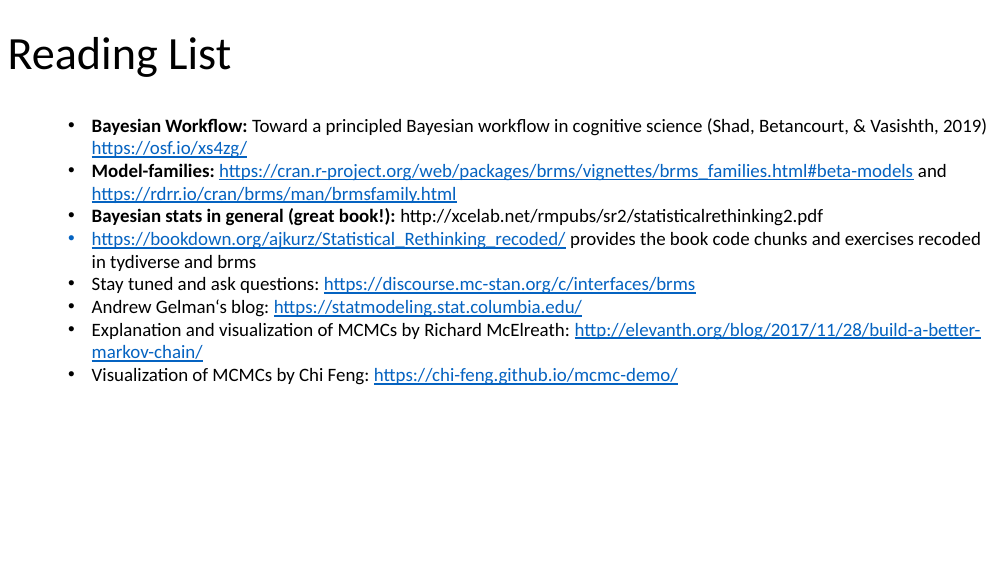
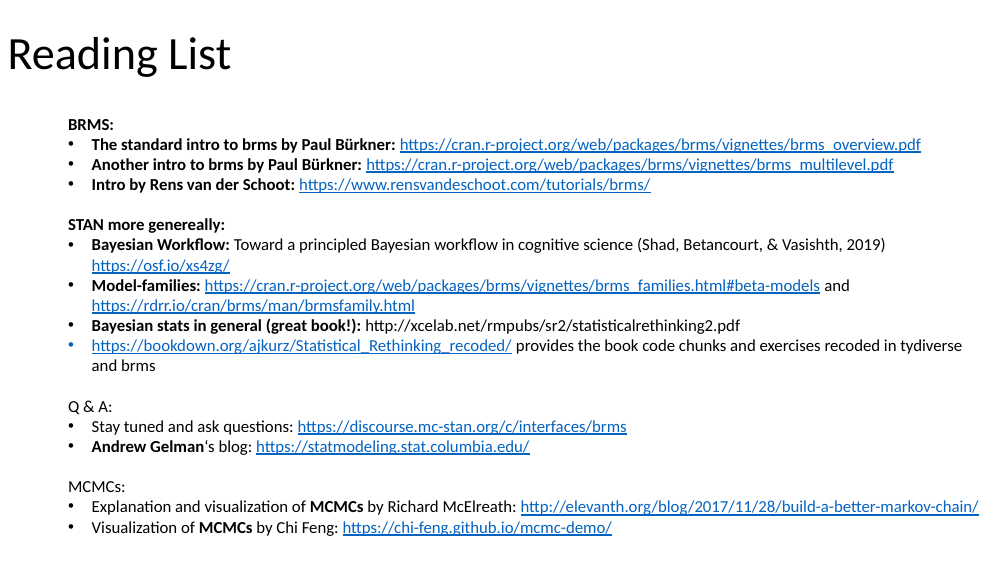
Before and after one commit to julianquandt/M3-brms-intro, a slide deck: slide 47 of intro_to_brms.pptx (slide 46 before the commit). Drawn at 1008x567 pixels with LibreOffice and Linux fonts; fonts in the diff are those of the drawing. Boxes give left, top, right and bottom in pixels: in the first picture for what was removed or moved away, otherwise in the second. Text is boxed around its words. In the diff, an @@ line names an element or a change of style, - is before the commit and + after.

Commit message:
Finalize slides to emphasize difference between point estimates and distributions; add to reading list; knot example.rmd (but check again)

```diff
--- a/intro_to_brms.pptx
+++ b/intro_to_brms.pptx
@@ text at box(68, 119, 921, 233): paragraphs added @@
+  BRMS:
+  • The standard intro to brms by Paul Bürkner: https://cran.r-project.org/web/packages/brms/vignettes/brms_overview.pdf
+  • Another intro to brms by Paul Bürkner: https://cran.r-project.org/web/packages/brms/vignettes/brms_multilevel.pdf
+  • Intro by Rens van der Schoot: https://www.rensvandeschoot.com/tutorials/brms/
+  STAN more genereally:
@@ text at box(92, 238, 979, 536): size 18 to 16 pt in "Bayesian Workflow: Toward a principled Bayesian workflow ...", "Model-families: https://cran.r-project.org/web/packages/brms ...", "Bayesian stats in general (great book!): http://xcelab.net/r ...", "https://bookdown.org/ajkurz/Statistical_Rethinking_recoded/  ..." and 4 more places; bold on in "Andrew Gelman‘s", "MCMCs", "MCMCs" @@
@@ text at box(68, 401, 112, 415): paragraph added @@
+  Q & A:
@@ text at box(68, 481, 125, 492): paragraph added @@
+  MCMCs:
```
Also in this commit, not shown: 6 other slides changed, 4 slides added, 3 slides removed, 16 other files.
